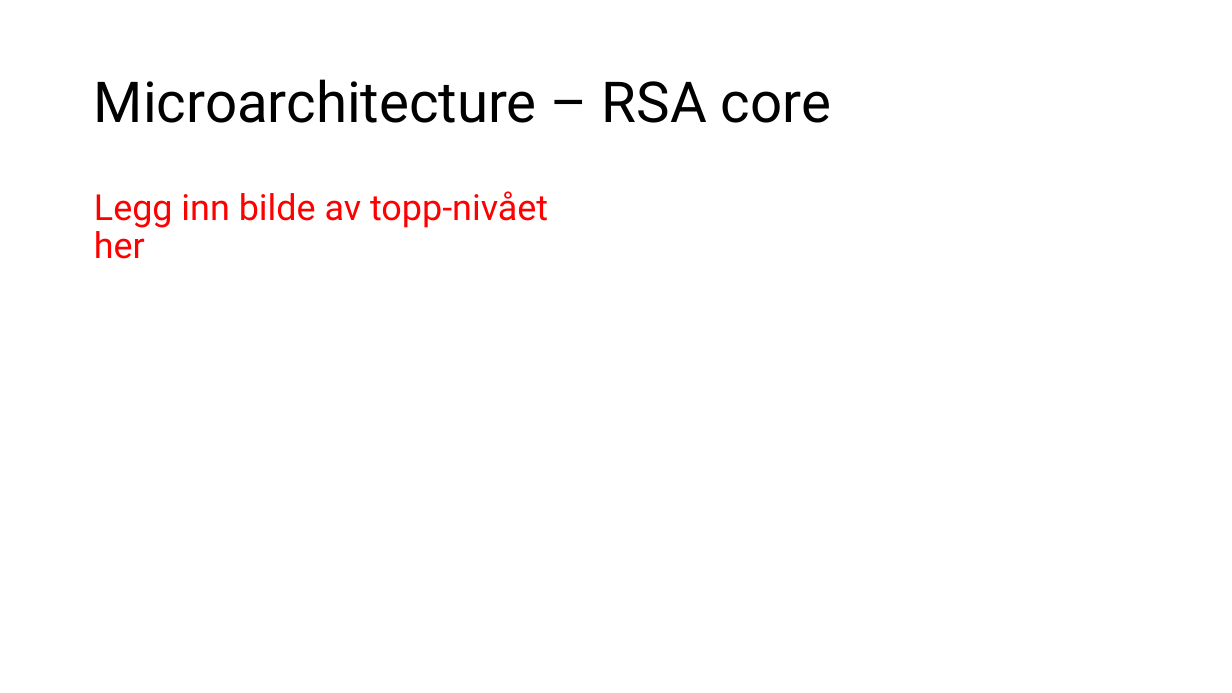
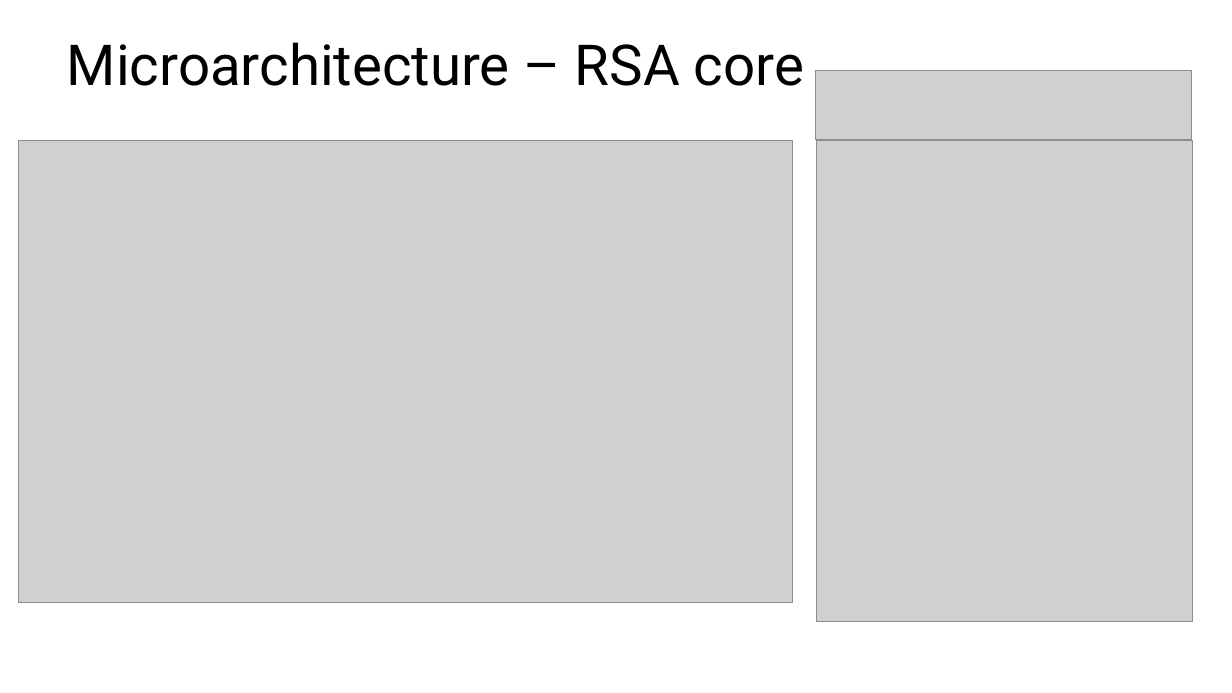
Before and after one commit to Lorangs/TFE4141_Digital_Design_1, a slide deck: slide 3 of TermProject/Microarchitecture_presentation.pptx. Drawn at 1232x693 pixels with LibreOffice and Linux fonts; fonts in the diff are those of the drawing; grey boxes stand for pictures. Boxes give left, top, right and bottom in pixels: in the first picture for what was removed or moved away, otherwise in the second. Text is boxed around its words. In the diff, an @@ line names an element or a change of style, - is before the commit and + after.

Commit message:
made png figures and added in ppt

```diff
--- a/TermProject/Microarchitecture_presentation.pptx
+++ b/TermProject/Microarchitecture_presentation.pptx
@@ title "Microarchitecture – RSA core": place and size @@
-title "Microarchitecture – RSA core" at bbox=[94, 79, 831, 123]
+title "Microarchitecture – RSA core" at bbox=[67, 42, 804, 86]
@@ picture added at bbox=[815, 71, 1191, 140] @@
@@ picture added at bbox=[18, 140, 793, 603] @@
@@ picture added at bbox=[816, 140, 1192, 622] @@
@@ text removed at bbox=[94, 191, 548, 259] @@
-Legg inn bilde av topp-nivået her
```
Also in this commit, not shown: 2 other slides changed, 4 other files.
